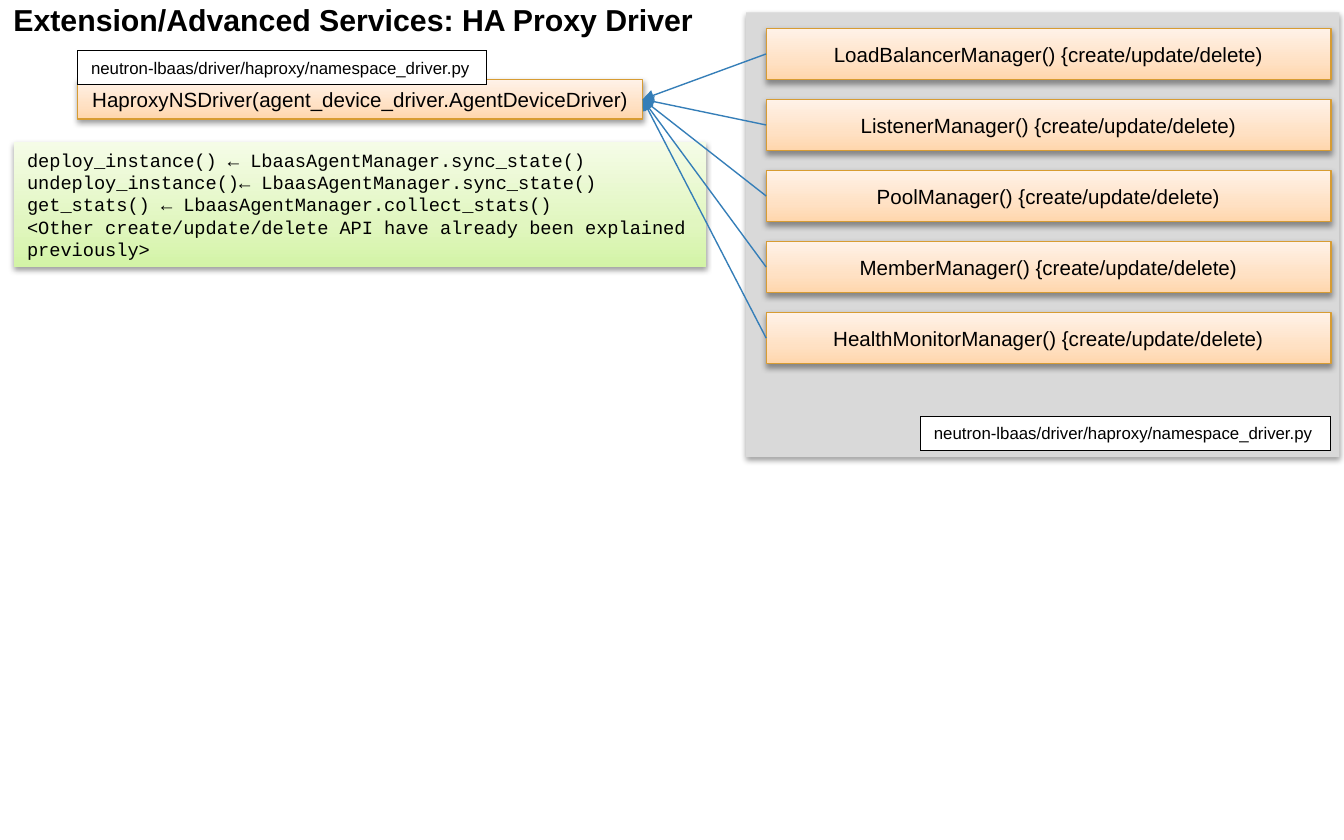
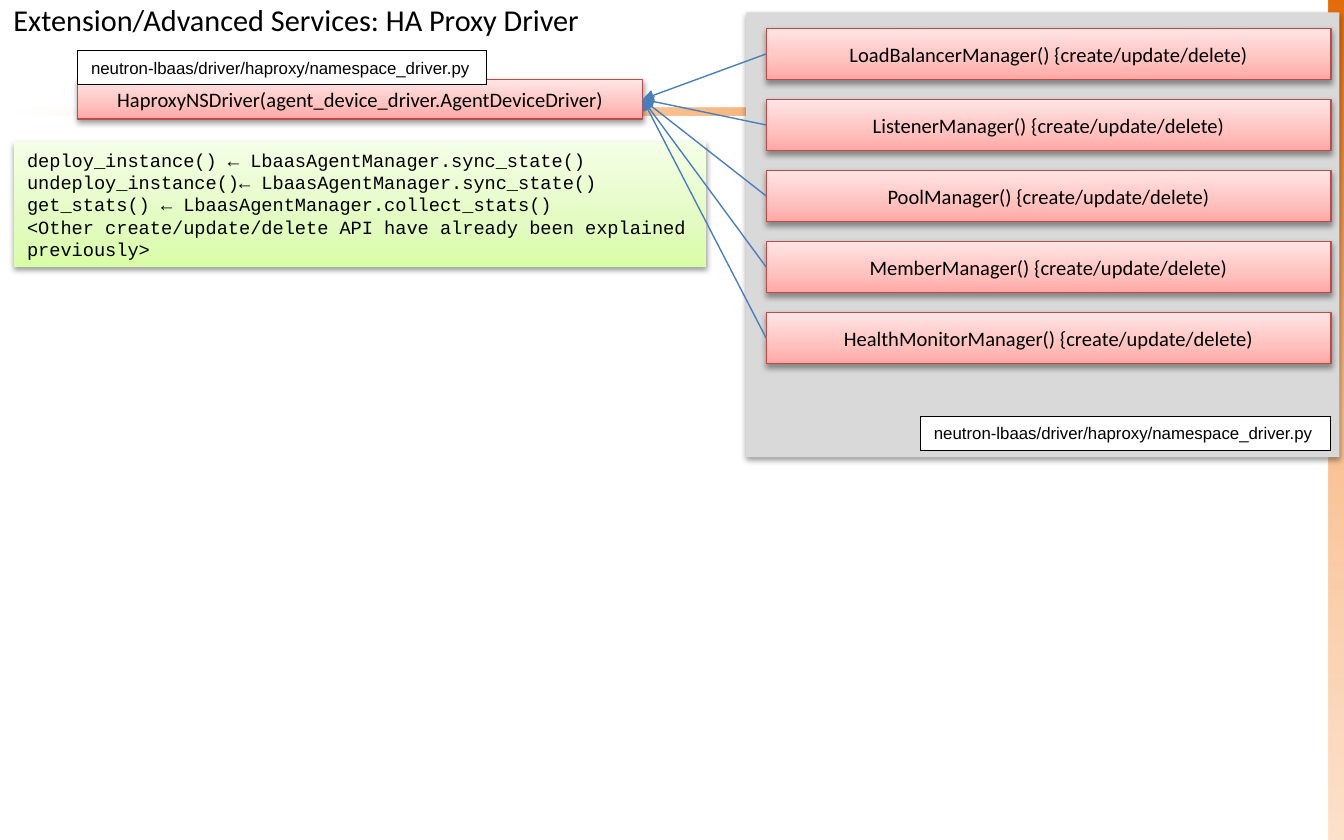
Before and after one commit to sknrao/openstack-neutron-revengg, a slide deck: slide 20 of OS-Neutron-Service-Plugin.pptx (slide 18 before the commit). Drawn at 1344x840 pixels with LibreOffice and Linux fonts; fonts in the diff are those of the drawing. Boxes give left, top, right and bottom in pixels: in the first picture for what was removed or moved away, otherwise in the second. Text is boxed around its words. In the diff, an @@ line names an element or a change of style, - is before the commit and + after.

Commit message:
Updating Neutron Advanced Services for theme
Updated the Neutron Advanced Services slides with the theme. Minor
alignment of slides and content. No changes made to the content

```diff
--- a/OS-Neutron-Service-Plugin.pptx
+++ b/OS-Neutron-Service-Plugin.pptx
@@ title "Extension/Advanced Services: HA Proxy Driver" at bbox=[13, 10, 579, 36]: font Arial to Calibri, bold off @@
@@ rectangle added at bbox=[1328, 0, 1344, 840], fill gradient #E46C0A to #FAC090 to #FCD5B5 @@
@@ arrow (766, 54) - (642, 99): stroke #367EB9 0.75 pt to #4B7EBC 0.75 pt @@
@@ rectangle added at bbox=[16, 108, 1328, 116], fill gradient #E46C0A to #FAC090 to #FCD5B5 @@
@@ arrow (766, 125) - (642, 99): stroke #367EB9 0.75 pt to #4B7EBC 0.75 pt @@
@@ arrow (766, 196) - (642, 99): stroke #367EB9 0.75 pt to #4B7EBC 0.75 pt @@
@@ arrow (766, 267) - (642, 99): stroke #367EB9 0.75 pt to #4B7EBC 0.75 pt @@
@@ arrow (766, 339) - (642, 99): stroke #367EB9 0.75 pt to #4B7EBC 0.75 pt @@
@@ rectangle "deploy_instance() ← LbaasAgentManager.sync_state()" at bbox=[13, 142, 706, 267]: fill gradient #D5F4A6 to #E0F6C1 to #F3FDE7 to gradient #DAFDA7 to #E4FCC2 to #F5FFE7 @@
@@ font Arial to Calibri; fill gradient #FFD6AD to #FFE1C5 to #FFF3E9 to gradient #FFA6A5 to #FFC0BF to #FFE7E7; outline #D79D34 0.75 pt to #BF4C48 0.75 pt in 6 elements at bbox=[78, 79, 642, 118], bbox=[766, 28, 1331, 79], bbox=[766, 99, 1331, 151], bbox=[766, 171, 1331, 222], bbox=[766, 242, 1331, 293], bbox=[766, 312, 1331, 363] @@
```
Also in this commit, not shown: 27 other slides changed.
